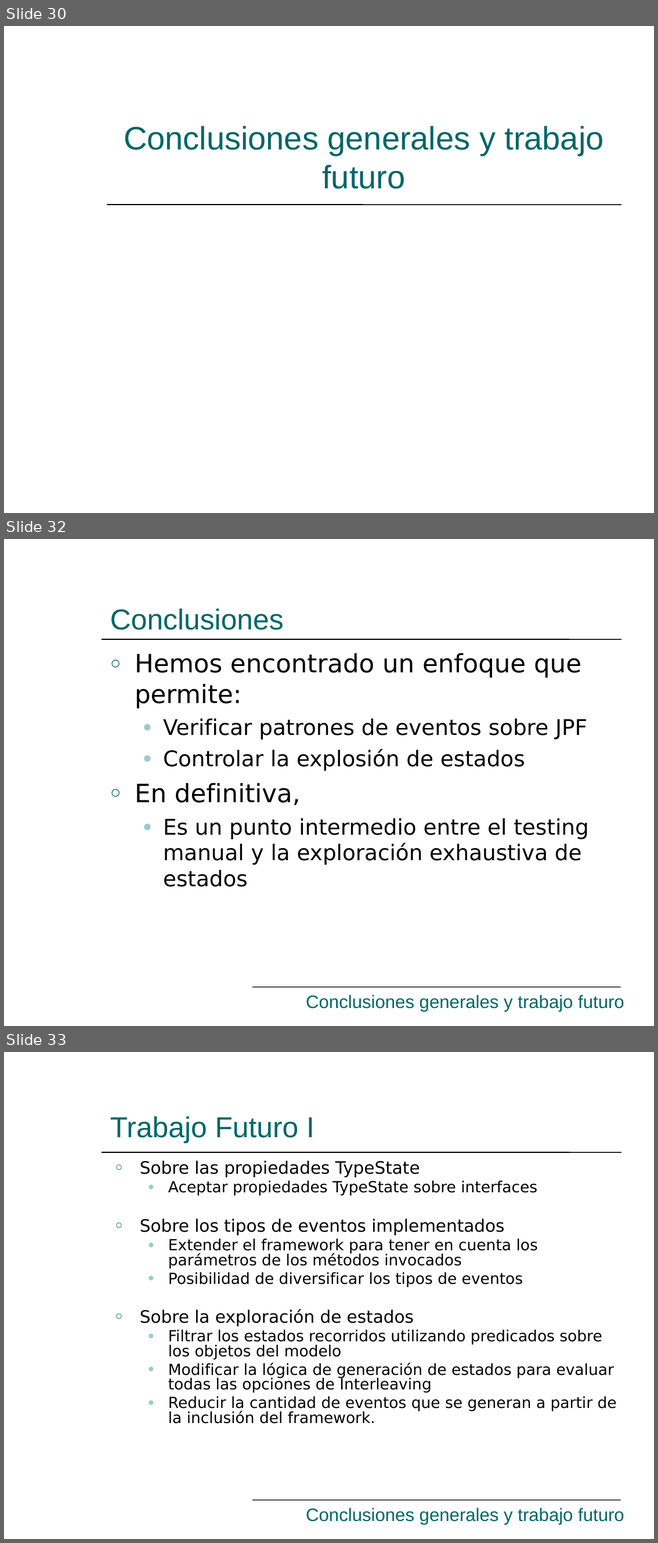
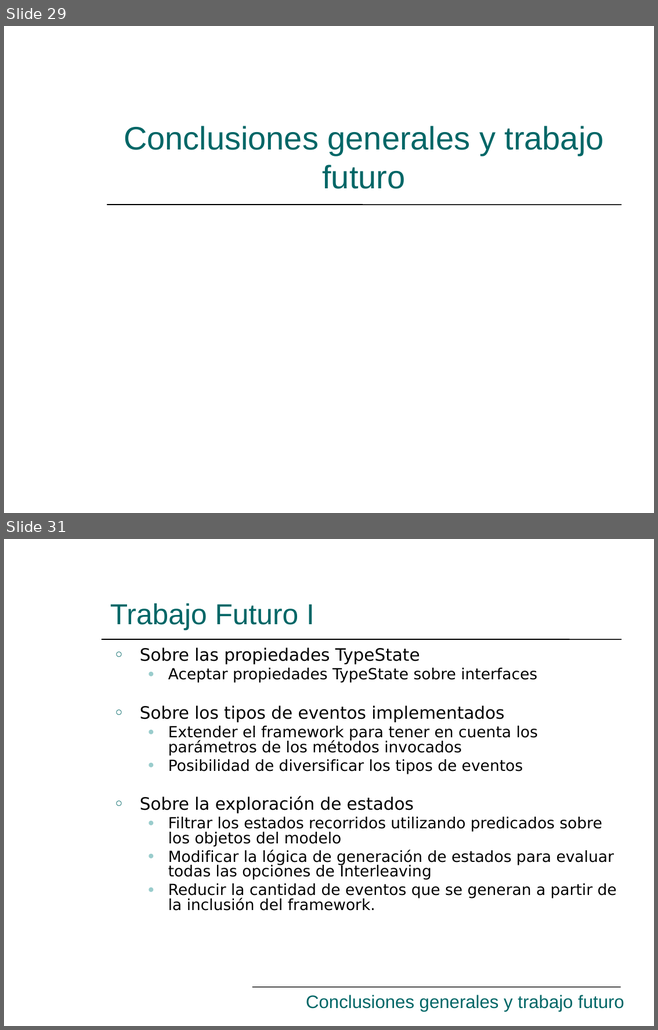
Before and after one commit to hugomelendez/tesis-jpf-2006, a slide deck: tesis-doc/Presentación.ppt. Shown one above the other, each under a label of ours: slides 30, 32 and 33 before the commit, slides 29 and 31 after it; the slides between them are not shown. The pictures are 658x1543 and 658x1030 pixels, drawn with LibreOffice and Linux fonts; fonts in the diff are those of the drawing. Boxes give left, top, right and bottom in pixels: in the first picture for what was removed or moved away, otherwise in the second. Text is boxed around its words. In the diff, an @@ line names an element or a change of style, - is before the commit and + after.

```diff
--- a/tesis-doc/Presentación.ppt
+++ b/tesis-doc/Presentación.ppt
@@ slide 32 removed at [4,539,654,1026], background #FFFFFF; not listed: 4 template elements that a slide beside it also shows @@
@@ title removed at [110,609,284,630] @@
-Conclusiones
@@ text removed at [134,653,588,887] @@
-○ Hemos encontrado un enfoque que permite:
-  ● Verificar patrones de eventos sobre JPF
-  ● Controlar la explosión de estados
-○ En definitiva,
-  ● Es un punto intermedio entre el testing manual y la exploración exhaustiva de estados
@@ text removed at [306,995,624,1012] @@
-Conclusiones generales y trabajo futuro
@@ what was slide 30 is now slide 29 @@
@@ what was slide 33 is now slide 31 @@
```
Also in this commit, not shown: 9 slides changed, 2 slides added, 1 other slide removed.
